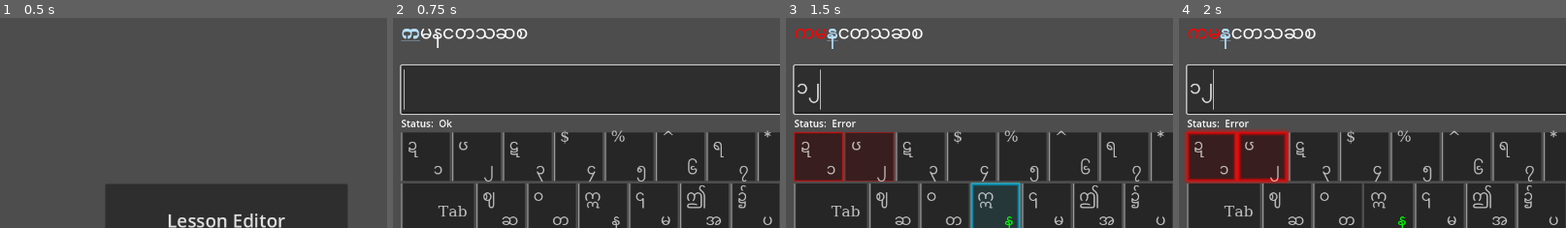
Above: before the commit, frames 1-4 (left to right).
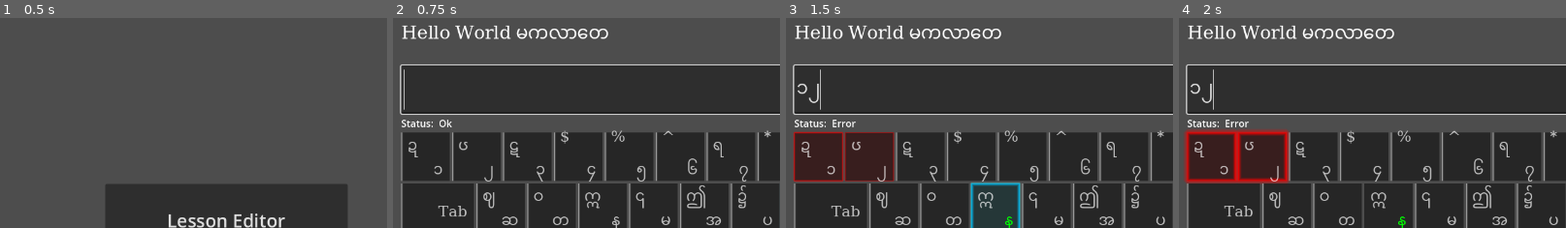
Above: after the commit, the same moments.

Repository: stmSi/Ultimate-Myanmar-Typing-Wizard
Game: Godot game, scene res://src/main.tscn
Same seed, same stepped clock (60 frames per second), same inputs: the game is played once before the commit and once after it.
Inputs (mouse positions are % of the whole screen's width and height, from its top left):
- Up to frame 1 (0.5 s): no input
- Up to frame 2 (0.75 s): click "Playground" at 0.5 s
- Up to frame 3 (1.5 s): click (50, 18) at 1.27 s; type "12" at 1.35 s
- Up to frame 4 (2 s): no input
The pictures show only the part of the screen within x 0-50%, y 1-51%; the shares and areas given below are measured in that part.

Frame 1 is identical in both runs. In frame 2, 1.7% of the frame differs, in the area x 2-56%, y 3-15%; in frame 3, 1.8%; in frame 4, 1.8%.
Error after the commit: Invalid access to property or key 'exercise_loaded' on a base object of type 'Node (EventBus.gd)'. (res://src/FollowUpText.gd:14)

Commit message:
Added: Pulse effect for current char

Diff:
--- /dev/null
+++ b/src/Effects/RichTextEffects/RichTextPulse.gd
@@ -0,0 +1,21 @@
+@tool
+extends RichTextEffect
+class_name RichTextPulse
+
+# Syntax: [pulse color=#00FFAA height=0.0 freq=2.0][/pulse]
+
+# Define the tag name.
+var bbcode = "pulse"
+
+func _process_custom_fx(char_fx):
+	# Get parameters, or use the provided default value if missing.
+	var color = char_fx.env.get("color", char_fx.color)
+	var height = char_fx.env.get("height", 0.0)
+	var freq = char_fx.env.get("freq", 2.0)
+
+	var sined_time = (sin(char_fx.elapsed_time * freq) + 1.0) / 2.0
+	var y_off = sined_time * height
+	color.a = 1.0
+	char_fx.color = char_fx.color.lerp(color, sined_time)
+	char_fx.offset = Vector2(0, -1) * y_off
+	return true
--- a/src/FollowUpText.gd
+++ b/src/FollowUpText.gd
@@ -11,7 +11,7 @@
 
 
 func _ready():
-	EventBus.assign_text.connect(self._set_raw_text)
+	EventBus.exercise_loaded.connect(self._set_raw_text)
 	EventBus.written_string_changed.connect(self._on_written_string_changed)
 
 
@@ -81,8 +81,10 @@
 	push_bgcolor(current_char_bgcolor)
 	push_underline()
 	push_bold()
+	push_customfx(RichTextPulse.new(), {freq=15.0, height=6.0})
 	add_text(raw_text[i])
 	pop()
 	pop()
 	pop()
 	pop()
+	pop()
Not shown, changed: export_presets.cfg
Not shown, changed: README.md
